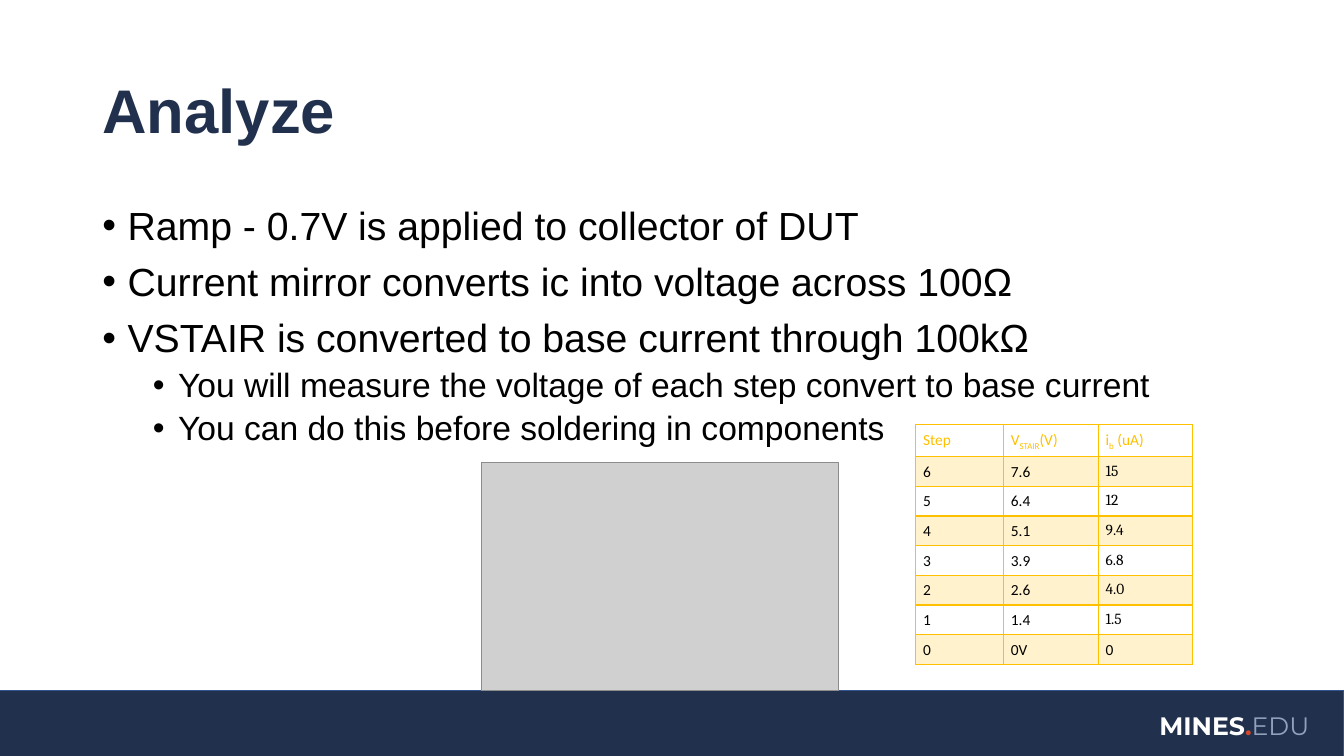
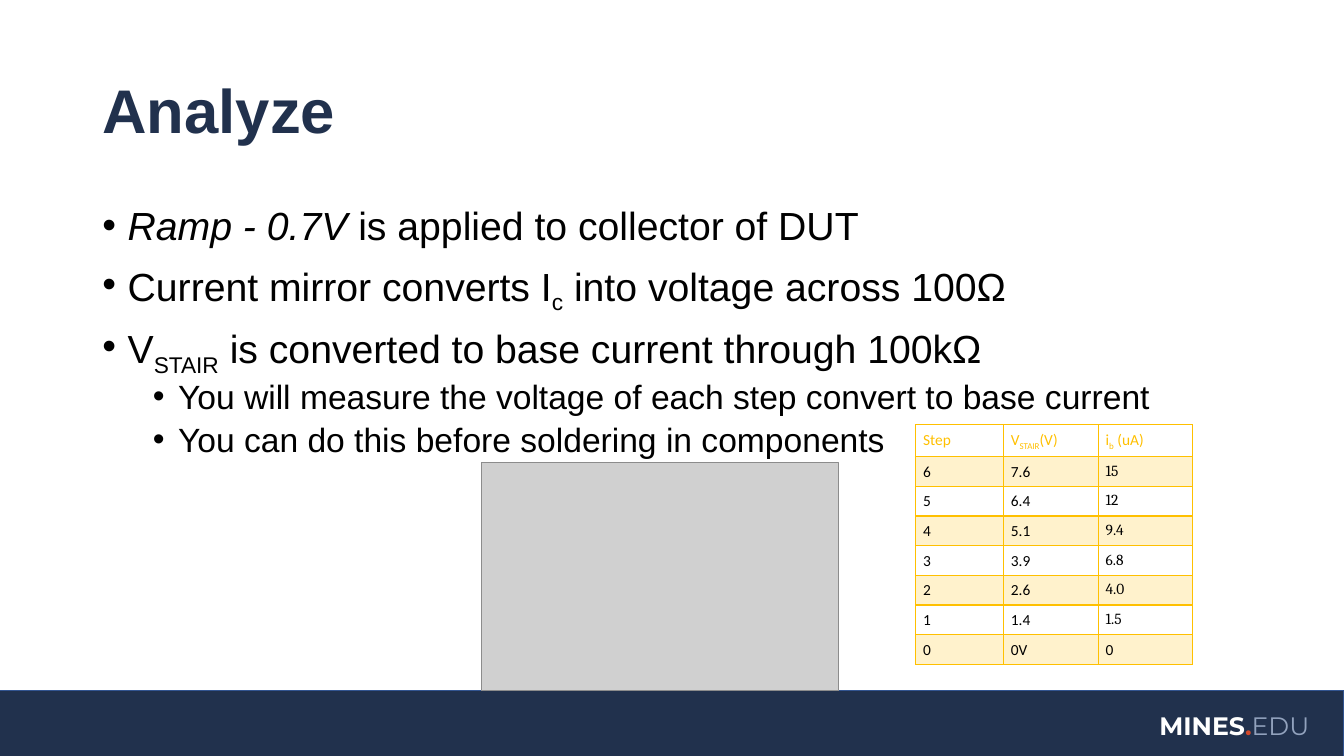
Before and after one commit to coulston/Active-Devices, a slide deck: slide 5 of Labs/lab14 curveTracer Calibrate/calibrateCurveTracer.pptx. Drawn at 1344x756 pixels with LibreOffice and Linux fonts; fonts in the diff are those of the drawing; grey boxes stand for pictures; background and template pictures are left out. Boxes give left, top, right and bottom in pixels: in the first picture for what was removed or moved away, otherwise in the second. Text is boxed around its words. In the diff, an @@ line names an element or a change of style, - is before the commit and + after.

```diff
--- a/Labs/lab14 curveTracer Calibrate/calibrateCurveTracer.pptx
+++ b/Labs/lab14 curveTracer Calibrate/calibrateCurveTracer.pptx
@@ text at bbox=[128, 211, 981, 371]: italic on in "Ramp - 0.7V"; now subscript in "VSTAIR" @@
@@ text at bbox=[128, 272, 1006, 309]: text changed @@
-• Current mirror converts ic into voltage across 100Ω
+• Current mirror converts Ic into voltage across 100Ω
```
Also in this commit, not shown: 1 other slide changed, 4 other files.
